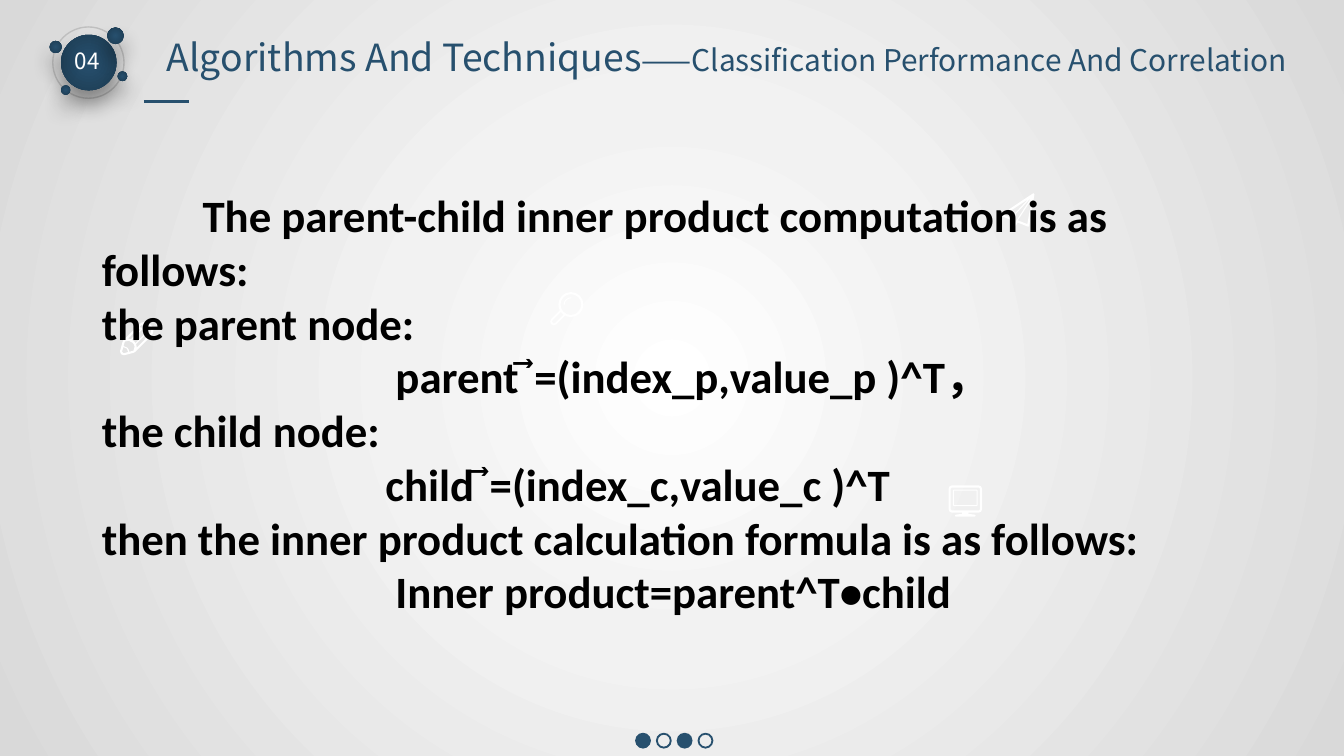
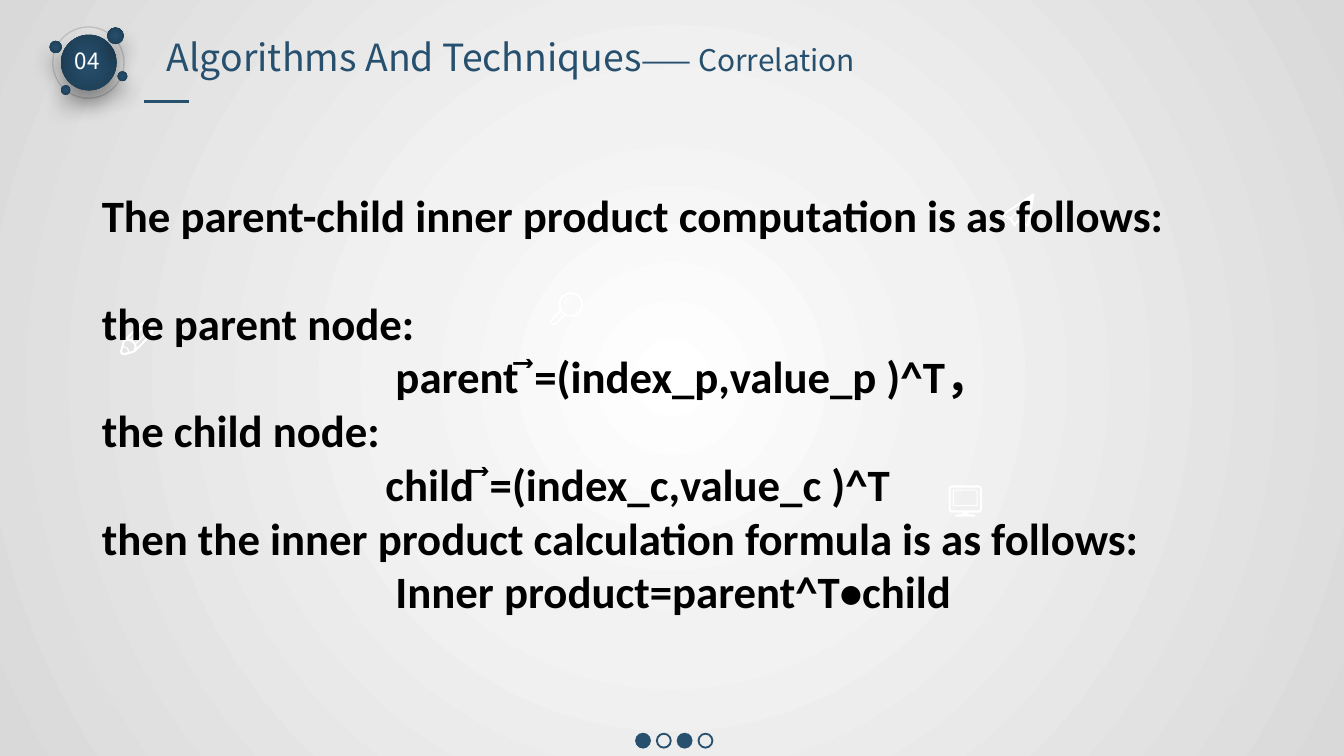
Before and after one commit to 545593069/RandomForest, a slide deck: slide 24 of group_11.pptx (slide 20 before the commit). Drawn at 1344x756 pixels with LibreOffice and Linux fonts; fonts in the diff are those of the drawing. Boxes give left, top, right and bottom in pixels: in the first picture for what was removed or moved away, otherwise in the second. Text is boxed around its words. In the diff, an @@ line names an element or a change of style, - is before the commit and + after.

```diff
--- a/group_11.pptx
+++ b/group_11.pptx
@@ text at <box>167,41,855,81</box>: text changed; size 16 to 20 pt @@
-Algorithms And Techniques——Classification Performance And Correlation
+Algorithms And Techniques—— Correlation
@@ text "The parent-child inner product computation ..." rewrapped from <box>102,200,1138,615</box> to <box>102,200,1163,615</box> @@
```
Also in this commit, not shown: 10 other slides changed, 6 slides added, 4 other files.
